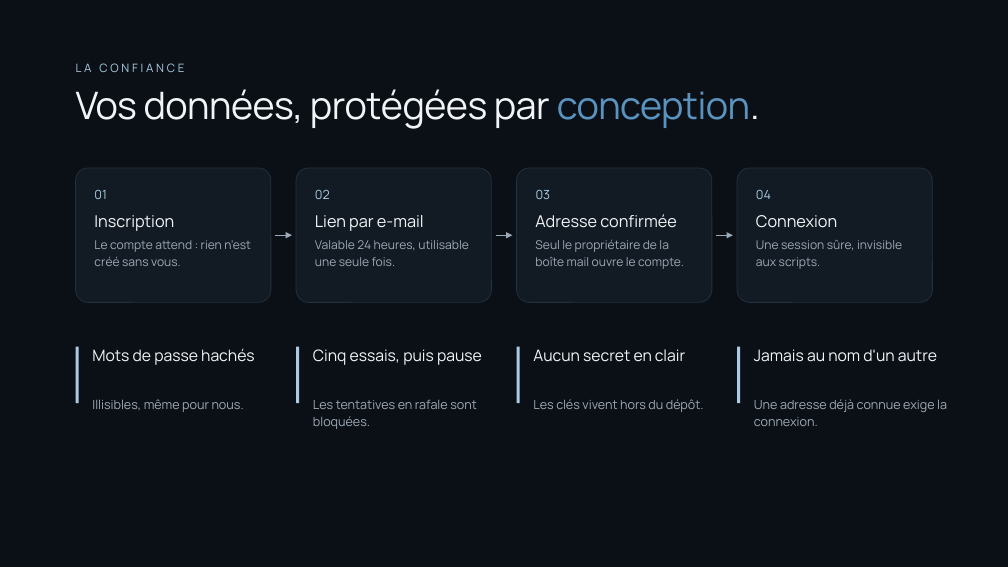
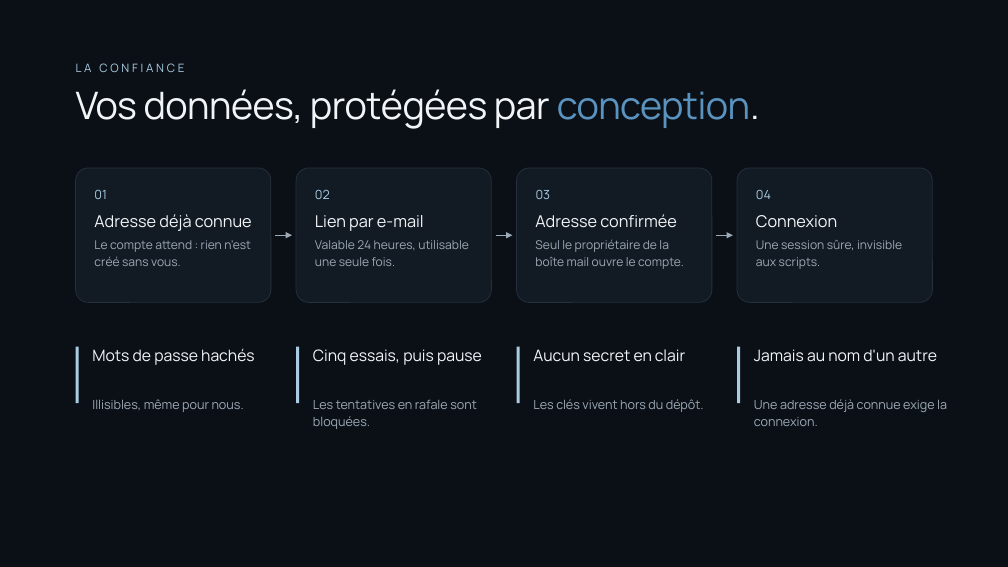
Before and after one commit to Yohan-AVRONSART/Projets, a slide deck: slide 8 of docs/YIA_Jobs_soutenance.pptx (slide 9 before the commit). Drawn at 1008x567 pixels with LibreOffice and Linux fonts; fonts in the diff are those of the drawing. Boxes give left, top, right and bottom in pixels: in the first picture for what was removed or moved away, otherwise in the second. Text is boxed around its words. In the diff, an @@ line names an element or a change of style, - is before the commit and + after.

```diff
--- a/docs/YIA_Jobs_soutenance.pptx
+++ b/docs/YIA_Jobs_soutenance.pptx
@@ text at box(94, 214, 252, 231): text changed @@
-Inscription
+Adresse déjà connue
```
Also in this commit, not shown: 7 other slides changed, 1 slide removed, 7 other files.
